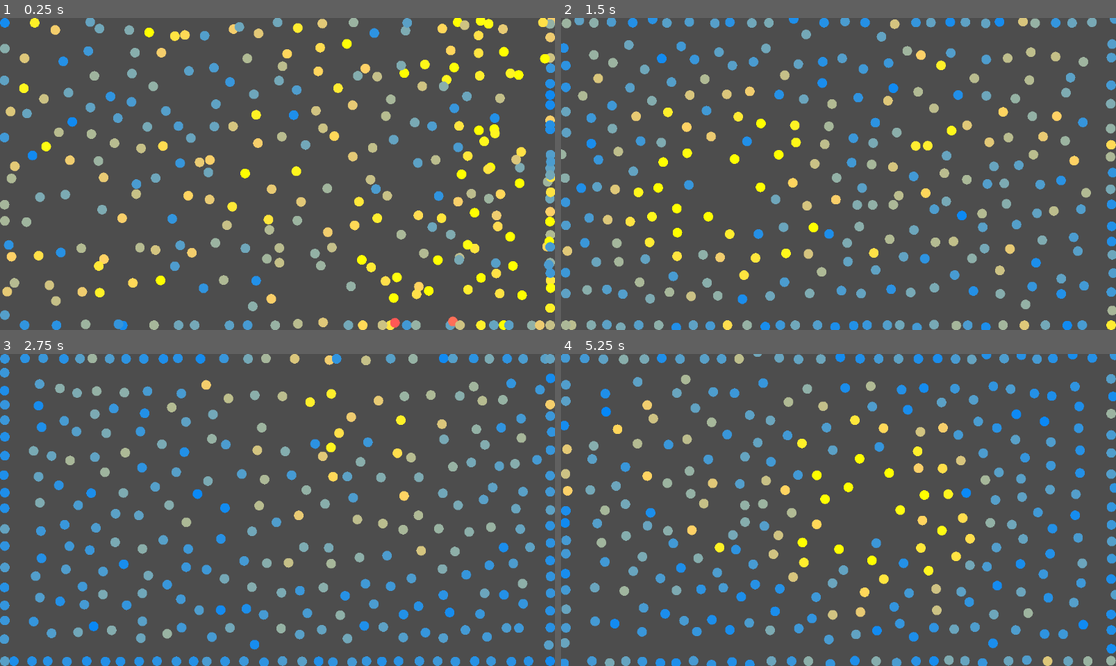
Above: before the commit, frames 1-4 (two rows, left to right).
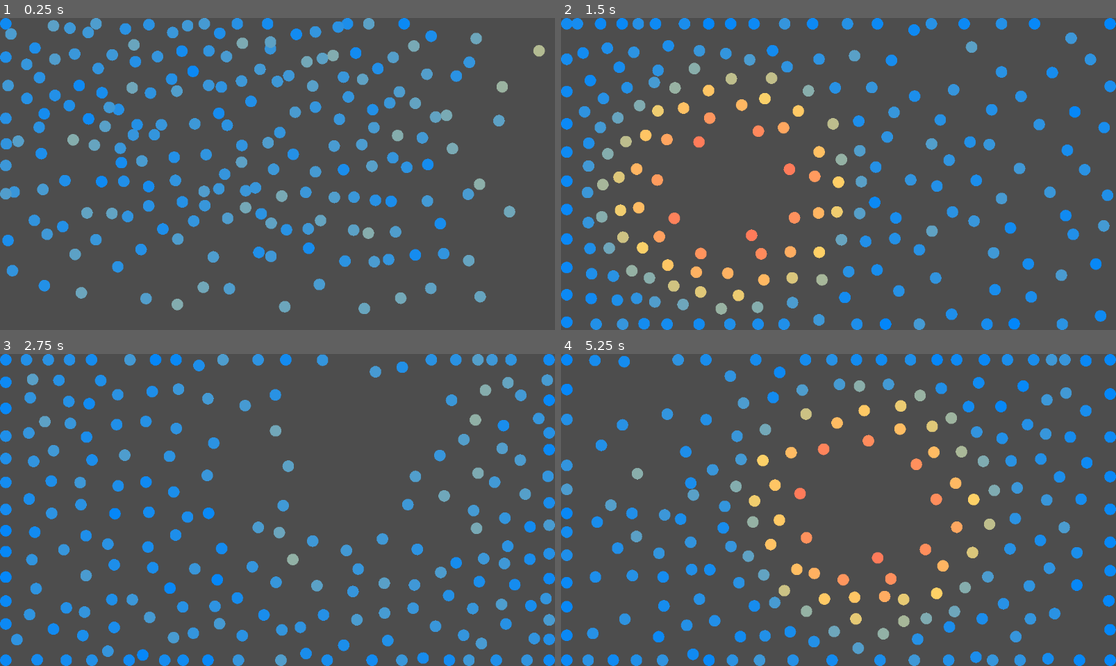
Above: after the commit, the same moments.

Repository: WilliamNord/water-simulator
Game: Godot game, scene res://world.tscn
The game is run twice, just before and just after one commit, with the same random seed, the same clock (stepped at 60 frames per second) and the same inputs.
Inputs (mouse positions are in pixels of both pictures, inside the frame that each line leads up to):
- Up to frame 1 (0.25 s): no input
- Up to frame 2 (1.5 s): move the mouse to (960, 158) at 0.52 s; click (960, 158) at 0.67 s; move the mouse to (727, 189) at 1.27 s; click (727, 189) at 1.42 s
- Up to frame 3 (2.75 s): move the mouse to (333, 441) at 2.02 s; click (333, 441) at 2.17 s
- Up to frame 4 (5.25 s): move the mouse to (810, 572) at 2.77 s; click (810, 572) at 2.92 s; move the mouse to (1005, 556) at 3.52 s; click (1005, 556) at 3.67 s; move the mouse to (672, 463) at 4.27 s; click (672, 463) at 4.42 s; move the mouse to (866, 510) at 5.02 s; click (866, 510) at 5.17 s

The runs differ from the first frame. In frame 1, 24% of the frame differs, in the area x 0-100%, y 0-100%; in frame 2, 23%; in frame 3, 22%; in frame 4, 23%.

Commit message:
ny particle_manager node for å håntere alle kollisjoner
jeg har endret koden fra å være på hver partikkel til å hånteres av en manager node. har fortsatt ikke kraften til å ha mye mer enn 300-400 med frames

Diff:
--- a/water-particle-sim/particle.gd
+++ b/water-particle-sim/particle.gd
@@ -1,15 +1,9 @@
 extends RigidBody2D
 
-@export var repell_radius: float = 100.0
-@export var repell_strength: float = 50.0
-
-var mouse_repell_radius = 300.0
-var mouse_repell_strength = 0.4
-
-@export var radius = 10
+@export var radius = 12
 
 # Farger for ulike hastigheter
-var color  = Color("#14D2FF")
+var color = Color("#14D2FF")
 @export var slow_color: Color = Color("#0286fa")
 @export var mid_color: Color = Color("#FFD166")
 @export var fast_color: Color = Color("#FF7B5A")
@@ -21,54 +15,15 @@
 
 func _ready():
 	add_to_group("particles")
-	#collision_shape_2d.shape.radius = radius
-
-#var duration = 5.0
-#var start_color = Color(0,0,1)
-#var end_color = Color(1,0,0)
-#var time = 0
 
 func _physics_process(delta):
-	var skip = (randi() % 2) == 0
-	if skip:
-		return
-
 	self.linear_velocity *= 0.95
-
-	var particles = get_tree().get_nodes_in_group("particles")
-	for particle in particles:
-		if particle == self:
-			continue
-
-		var to_other = particle.global_position - global_position
-		var distance = to_other.length()
-		if distance == 0:
-			continue
-
-		if distance < repell_radius:
-			var direction = to_other.normalized()
-			var force = -direction * (repell_radius - distance) * repell_strength
-			apply_central_force(force)
 
 	var pos = global_position
 	var velocity = linear_velocity
 	var screen_size = get_viewport_rect().size
 
-	if Input.is_mouse_button_pressed(MOUSE_BUTTON_LEFT):
-		skip = (randi() % 2) == 0
-		if skip:
-			return
-		var mouse_pos = get_global_mouse_position()
-		#draw_circle(mouse_pos, mouse_repell_radius, color) #funker ikke :(
-		for particle in particles:
-			var to_mouse = particle.global_position - mouse_pos
-			var distance = to_mouse.length()
-			if distance < mouse_repell_radius:
-				var direction = to_mouse.normalized()
-				var force = direction * (mouse_repell_radius - distance) * mouse_repell_strength
-				particle.apply_central_force(force)
-
-	# høyre og venstre vegg
+	# Veggkollisjoner
 	if pos.x - radius < 0:
 		pos.x = radius
 		velocity.x *= -1
@@ -76,7 +31,6 @@
 		pos.x = screen_size.x - radius
 		velocity.x *= -1
 
-	#top og bunn vegg
 	if pos.y - radius < 0:
 		pos.y = radius
 		velocity.y *= -1
@@ -87,13 +41,13 @@
 	global_position = pos
 	linear_velocity = velocity
 
-	#lerp farge med fart
+	# Oppdater farge basert på hastighet
 	var speed = velocity.length()
-	var t  = clamp(speed / max_speed, 0.0, 1.0)
+	var t = clamp(speed / max_speed, 0.0, 1.0)
 
 	if t < 0.5:
-		color = slow_color.lerp(mid_color, t * 7.0)
+		color = slow_color.lerp(mid_color, t * 2.0)
 	else:
-		color = mid_color.lerp(fast_color, t * 2.0)
+		color = mid_color.lerp(fast_color, (t - 0.5) * 2.0)
 
 	queue_redraw()
--- /dev/null
+++ b/water-particle-sim/particle_manager.gd
@@ -0,0 +1,61 @@
+extends Node2D
+
+@export var repell_radius: float = 80.0
+@export var repell_strength: float = 50.0
+@export var mouse_repell_radius: float = 300.0
+@export var mouse_repell_strength: float = 100.0
+
+var particles: Array = []
+
+func _ready():
+	# Samle alle partikler ved oppstart
+	await get_tree().process_frame
+	particles = get_tree().get_nodes_in_group("particles")
+
+func register_particle(particle):
+	if not particles.has(particle):
+		particles.append(particle)
+
+#func unregister_particle(particle):
+	#particles.erase(particle)
+
+func _physics_process(delta):
+	# Håndterer musinteraksjon
+	if Input.is_mouse_button_pressed(MOUSE_BUTTON_LEFT):
+		var mouse_pos = get_global_mouse_position()
+		for particle in particles:
+			if not is_instance_valid(particle):
+				continue
+
+			var to_mouse = particle.global_position - mouse_pos
+			var distance = to_mouse.length()
+
+			if distance < mouse_repell_radius and distance > 0:
+				var direction = to_mouse.normalized()
+				var force = direction * (mouse_repell_radius - distance) * mouse_repell_strength
+				particle.apply_central_force(force)
+
+	# Beregn alle partikkel-partikkel interaksjoner
+	for i in range(particles.size()):
+		var particle_a = particles[i]
+		if not is_instance_valid(particle_a):
+			continue
+
+		# Sjekk bare partikler som ikke er segselv
+		for j in range(i + 1, particles.size()):
+			var particle_b = particles[j]
+			if not is_instance_valid(particle_b):
+				continue
+
+			#regner distanse og retning mellom partikler
+			var to_other = particle_b.global_position - particle_a.global_position
+			var distance = to_other.length()
+
+			#sjekker om et partikkel er nerme nokk til å dyttes vekk
+			if distance > 0 and distance < repell_radius:
+				var direction = to_other.normalized()
+				var force_magnitude = (repell_radius - distance) * repell_strength
+
+				#Påfører samme kraft på begge partiklere i motsatt rettning.
+				particle_a.apply_central_force(-direction * force_magnitude)
+				particle_b.apply_central_force(direction * force_magnitude)
--- a/water-particle-sim/world.gd
+++ b/water-particle-sim/world.gd
@@ -1,17 +1,21 @@
 extends Node2D
 
 const PARTICLE_SCENE = preload("res://particle.tscn")
-@export var num_particles: int = 300
-
-var screen_height = 1080 / 1.5
-var screen_width = 1920 / 1.5
+@export var num_particles: int = 200
+var screen_height = 1080 / 2
+var screen_width = 1920 / 2
 @export var spawn_area: Rect2 = Rect2(Vector2(0, 0), Vector2(screen_width, screen_height))
 
 
 func _ready():
 	DisplayServer.window_set_size(Vector2i(screen_width, screen_height))
-	Engine.physics_ticks_per_second = 100
-	Engine.time_scale = 1.0
+	#Engine.physics_ticks_per_second = 100
+	#Engine.time_scale = 1.0
+
+	# Lag particle manager først
+	var manager = Node2D.new()
+	manager.set_script(preload("res://particle_manager.gd"))
+	add_child(manager)
 
 	for i in num_particles:
 		var p = PARTICLE_SCENE.instantiate()
Not shown, added: water-particle-sim/particle_manager.gd.uid
